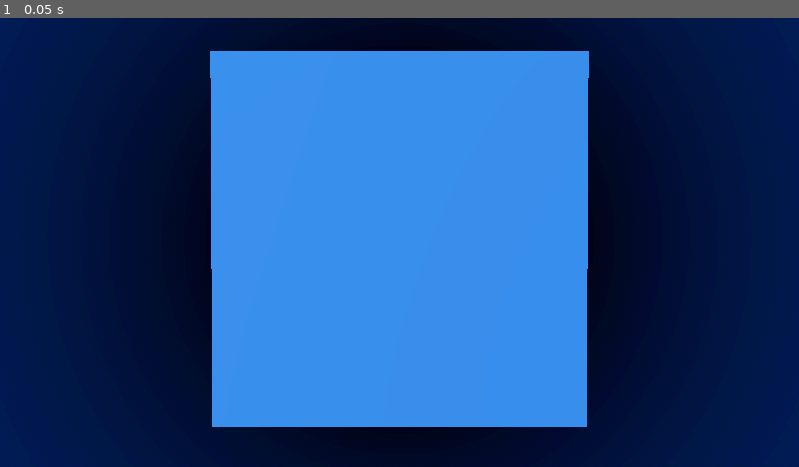
Above: before the commit, frame 1.
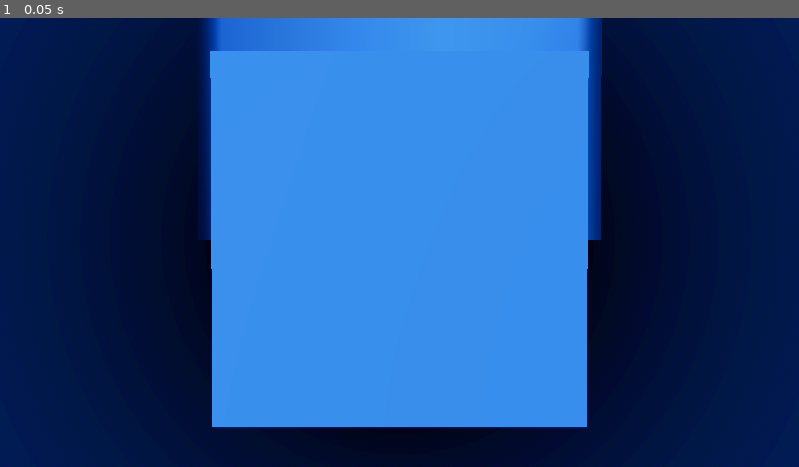
Above: after the commit, the same moment.

Repository: ArijaK/luge_vr
Game: Godot game, scene res://main.tscn
The game is run twice, just before and just after one commit, with the same random seed, the same clock (stepped at 60 frames per second) and the same inputs.
Inputs:
- Up to frame 1 (0.05 s): no input

The runs differ from the first frame. In frame 1, 5.0% of the frame differs, in the area x 24-76%, y 0-50%.
Error before the commit: Invalid access to property or key 'direction' on a base object of type 'Dictionary'. (res://track.gd:50)

Commit message:
Add straight line handling

Diff:
--- a/track.gd
+++ b/track.gd
@@ -36,26 +36,28 @@
 
 func generate_centerline(start: Vector3, segments: Array) -> Curve3D:
 	var result = Curve3D.new()
+	var direction = Vector3.FORWARD
 
-	# Intial point of the trajectory
-	var forward = Vector3.FORWARD
+	result.add_point(start)
 
 	for s in segments:
-		var slope_rad = atan(float(s.slope) / 100.0) # Convert slope % to radians
-		var curve_rad = float(s.length) / float(s.radius) # Angle of the curve
-		var angle_step = point_step / float(s.radius) # New point in track after every angle x
+		if is_zero_approx(s.radius):
+			start += direction * s.length
+			start.y += s.length * (s.slope / 100.0)
 
-		for i in range(0, int(curve_rad/angle_step)):
-			# Rotate point to the new pose
-			var rot = Transform3D().rotated(Vector3.UP, angle_step * s.direction)
-			forward = rot.basis * forward
-			# Translate point to the new pose
-			var translation = forward * point_step
-			# Apply slope
-			translation.y -= tan(slope_rad) * point_step
-			# Update position of new point
-			start += translation
 			result.add_point(start)
+		else:
+			# Angle of the curve
+			var angle_rad = s.length / s.radius
+			var slope_rad = atan(s.slope / 100.0)
+			var angle_step = point_step / s.radius
+
+			for i in range(0, int(angle_rad/angle_step)):
+				direction = direction.rotated(Vector3.UP, angle_step * s.turn)
+
+				start += direction * point_step
+				start.y -= tan(slope_rad) * point_step
+				result.add_point(start)
 
 	return result
 
